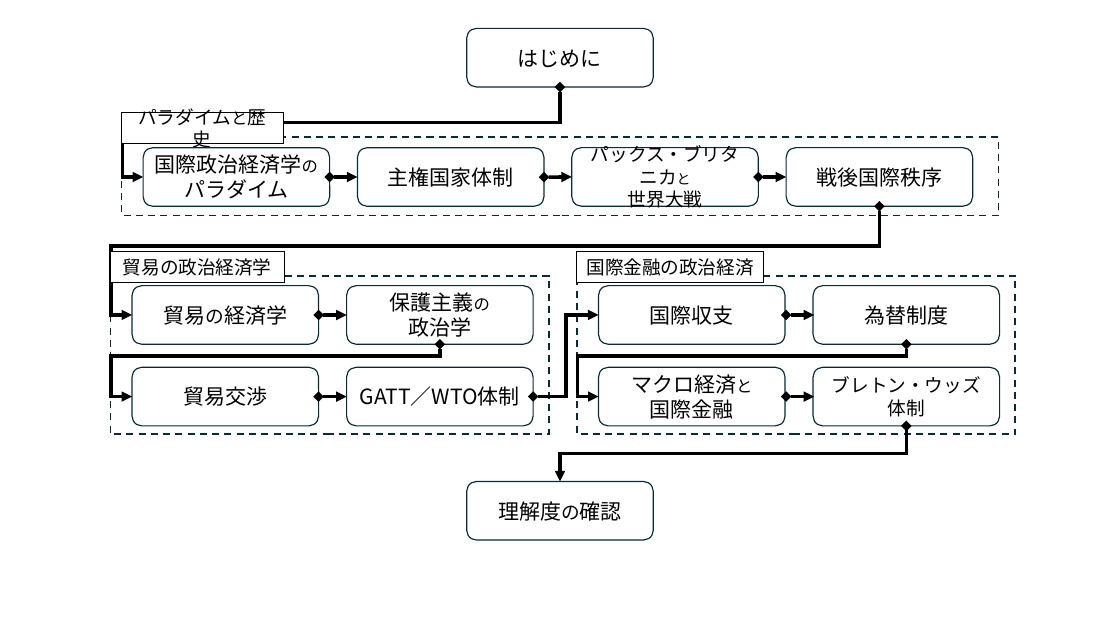
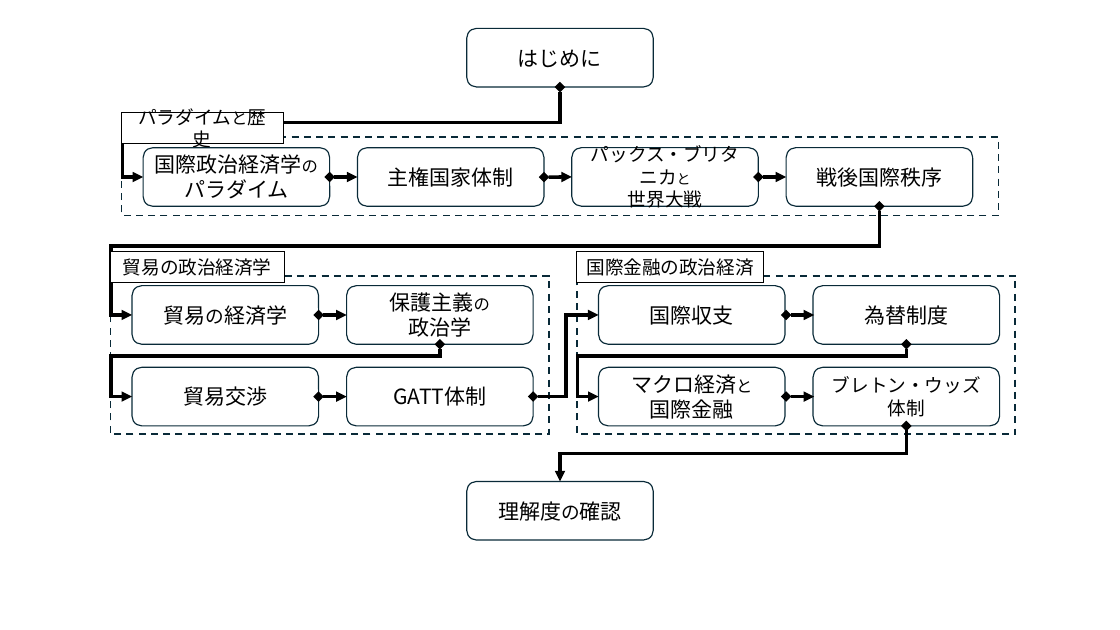
Before and after one commit to junpei-suzuki/IPE1-2026-Gakushuin, a slide deck: slide 1 of figs/DIYfigures_ipe1.pptx. Drawn at 1120x630 pixels with LibreOffice and Linux fonts; fonts in the diff are those of the drawing. Boxes give left, top, right and bottom in pixels: in the first picture for what was removed or moved away, otherwise in the second. Text is boxed around its words. In the diff, an @@ line names an element or a change of style, - is before the commit and + after.

```diff
--- a/figs/DIYfigures_ipe1.pptx
+++ b/figs/DIYfigures_ipe1.pptx
@@ text in rounded rectangle at (393, 386, 486, 406): text changed @@
-GATT／WTO体制
+GATT体制
```
Also in this commit, not shown: 23 other files.
